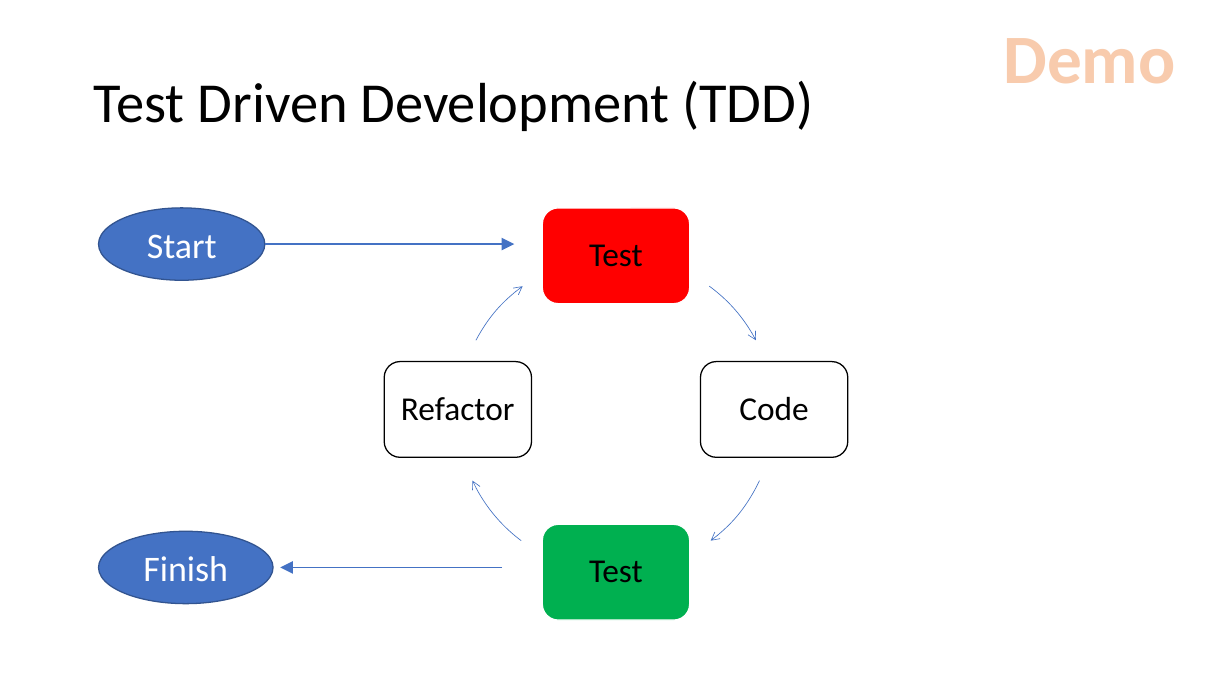
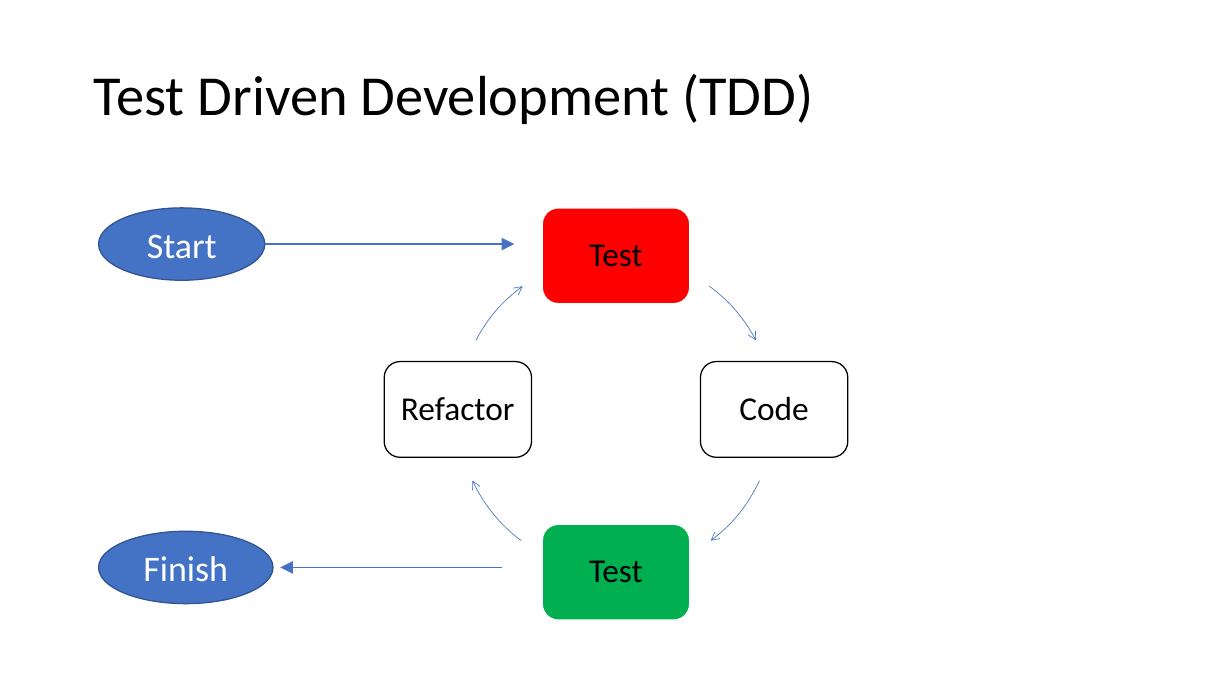
Before and after one commit to wschroder/UnitTestingDemo.GitHub, a slide deck: slide 12 of Effective Unit Testing.pptx (slide 11 before the commit). Drawn at 1232x693 pixels with LibreOffice and Linux fonts; fonts in the diff are those of the drawing. Boxes give left, top, right and bottom in pixels: in the first picture for what was removed or moved away, otherwise in the second. Text is boxed around its words. In the diff, an @@ line names an element or a change of style, - is before the commit and + after.

```diff
--- a/Effective Unit Testing.pptx
+++ b/Effective Unit Testing.pptx
@@ title "Test Driven Development (TDD)": place and size @@
-title "Test Driven Development (TDD)" at (94,81,813,131)
+title "Test Driven Development (TDD)" at (94,74,813,124)
@@ text removed at (1003,38,1175,84) @@
-Demo
```
Also in this commit, not shown: 11 other slides changed, 3 slides added.
